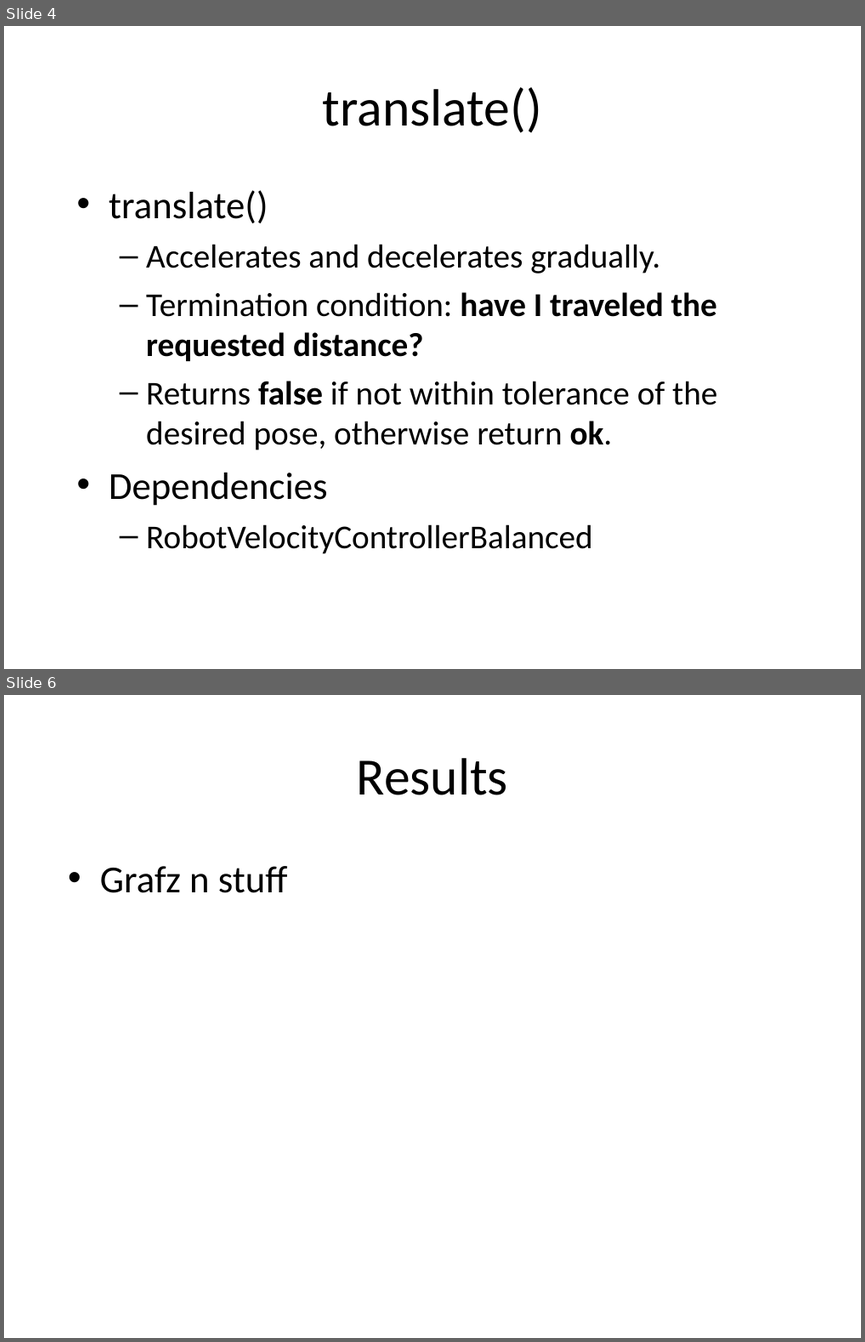
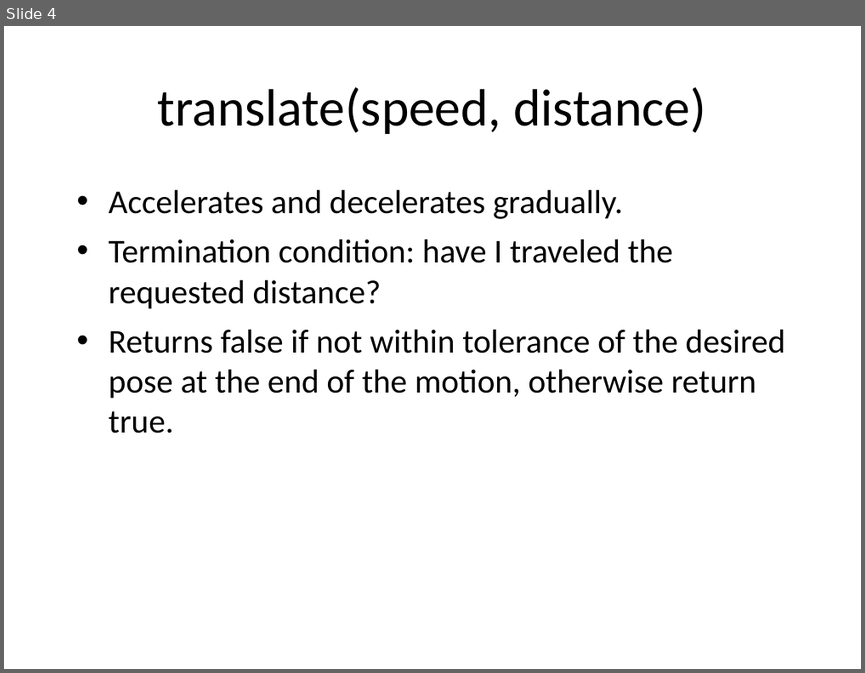
Before and after one commit to nforrester/6.141_labs, a slide deck: Other/RSS Lab 2 Presentation.ppt. Shown one above the other, each under a label of ours: slides 4 and 6 before the commit, slide 4 after it; the slides between them are not shown. The pictures are 865x1342 and 865x673 pixels, drawn with LibreOffice and Linux fonts; fonts in the diff are those of the drawing. Boxes give left, top, right and bottom in pixels: in the first picture for what was removed or moved away, otherwise in the second. Text is boxed around its words. In the diff, an @@ line names an element or a change of style, - is before the commit and + after.

```diff
--- a/Other/RSS Lab 2 Presentation.ppt
+++ b/Other/RSS Lab 2 Presentation.ppt
@@ slide 6 removed at (4, 695, 861, 1338), background #FFFFFF @@
@@ text removed at (357, 758, 508, 795) @@
-Results
@@ text removed at (100, 866, 288, 893) @@
-• Grafz n stuff
@@ slide 4 changed as well @@
@@ text at (158, 87, 706, 134): text changed @@
-translate()
+translate(speed, distance)
@@ text at (109, 190, 268, 223): paragraph removed @@
-• translate()
@@ text at (109, 189, 673, 309): bold off in "have I traveled the requested distance?"; bullet – to •; list level 2 to 1 in "Accelerates and decelerates gradually."; list level 2 to 1 in "Termination condition: have I traveled ..." @@
@@ text at (109, 329, 786, 433): text changed @@
-  – Returns false if not within tolerance of the desired pose, otherwise return ok.
-• Dependencies
-  – RobotVelocityControllerBalanced
+• Returns false if not within tolerance of the desired pose at the end of the motion, otherwise return true.
```
Also in this commit, not shown: 2 other slides changed, 6 slides added, 2 other slides removed.
